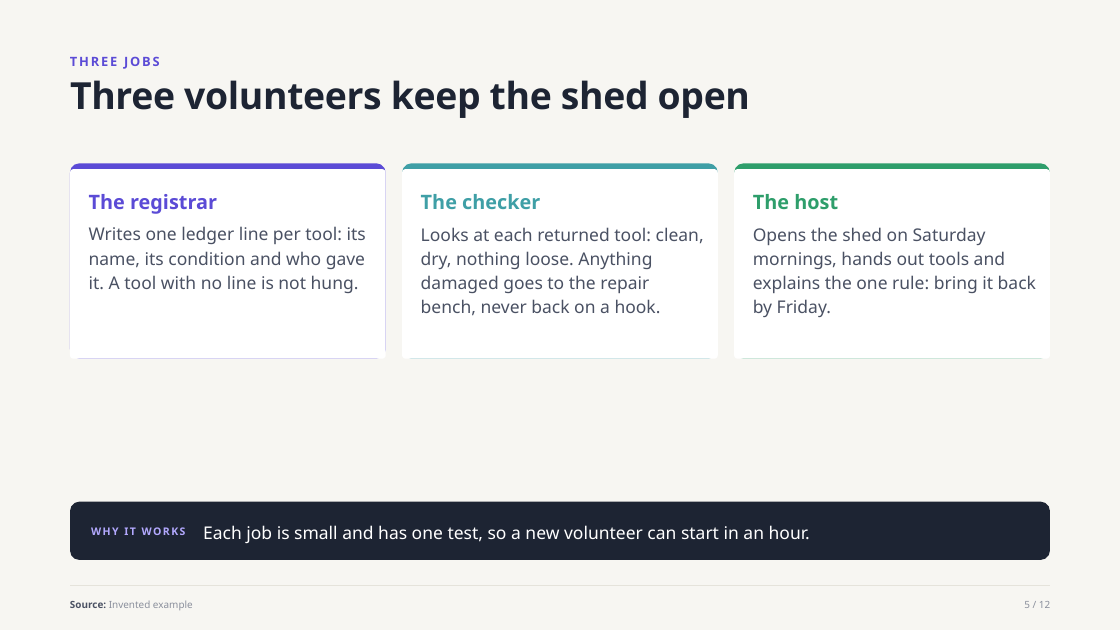
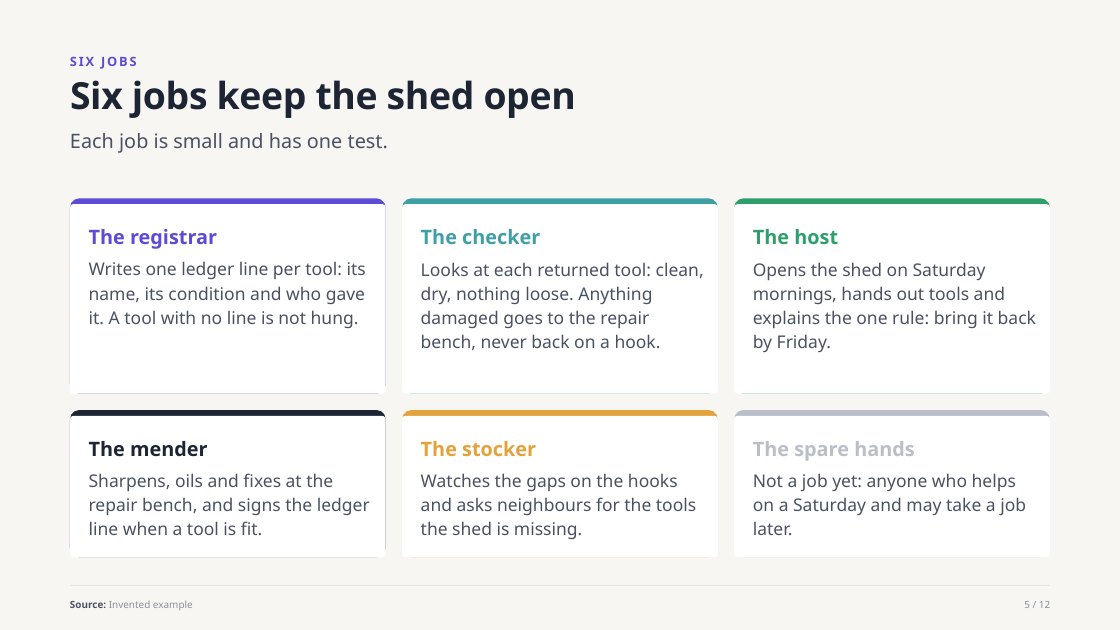
Before and after one commit to witt3rd/publishing, a slide deck: slide 5 of docs/samples/house-style-explainer-v1.pptx. Drawn at 1120x630 pixels with LibreOffice and Linux fonts; fonts in the diff are those of the drawing. Boxes give left, top, right and bottom in pixels: in the first picture for what was removed or moved away, otherwise in the second. Text is boxed around its words. In the diff, an @@ line names an element or a change of style, - is before the commit and + after.

```diff
--- a/docs/samples/house-style-explainer-v1.pptx
+++ b/docs/samples/house-style-explainer-v1.pptx
@@ text at (70, 56, 137, 69): text changed @@
-THREE JOBS
+SIX JOBS
@@ title at (70, 80, 576, 118): text changed @@
-Three volunteers keep the shed open
+Six jobs keep the shed open
@@ text at (70, 133, 388, 153): text changed; size 15 to 17 pt; text colour #FFFFFF to #4A5163 @@
-Each job is small and has one test, so a new volunteer can start in an hour.
+Each job is small and has one test.
@@ 6 texts, 6 rounded rectangles: place and size @@
-6 texts, 6 rounded rectangles at (70, 163, 1050, 359)
+6 texts, 6 rounded rectangles at (70, 198, 1050, 394)
@@ rounded rectangle added at (70, 410, 386, 557), fill #1D2433 @@
@@ rounded rectangle added at (70, 416, 386, 557), fill #FFFFFF @@
@@ rounded rectangle added at (402, 410, 718, 557), fill #E3A33B @@
@@ rounded rectangle added at (402, 416, 718, 557), fill #FFFFFF @@
@@ rounded rectangle added at (734, 410, 1050, 557), fill #B9BEC8 @@
@@ rounded rectangle added at (734, 416, 1050, 557), fill #FFFFFF @@
@@ text added at (89, 441, 208, 457), 17 pt, text #1D2433, bold @@
+The mender
@@ text added at (421, 441, 536, 456), 17 pt, text #E3A33B, bold @@
+The stocker
@@ text added at (753, 441, 915, 461), 17 pt, text #B9BEC8, bold @@
+The spare hands
@@ text added at (89, 473, 370, 535), 15 pt, text #4A5163 @@
+Sharpens, oils and fixes at the repair bench, and signs the ledger line when a tool is fit.
@@ text added at (421, 473, 696, 539), 15 pt, text #4A5163 @@
+Watches the gaps on the hooks and asks neighbours for the tools the shed is missing.
@@ text added at (753, 473, 1026, 535), 15 pt, text #4A5163 @@
+Not a job yet: anyone who helps on a Saturday and may take a job later.
@@ rounded rectangle removed at (70, 502, 1050, 560) @@
@@ text removed at (91, 527, 186, 535) @@
-WHY IT WORKS
```
Also in this commit, not shown: 6 other slides changed, 5 other files.
